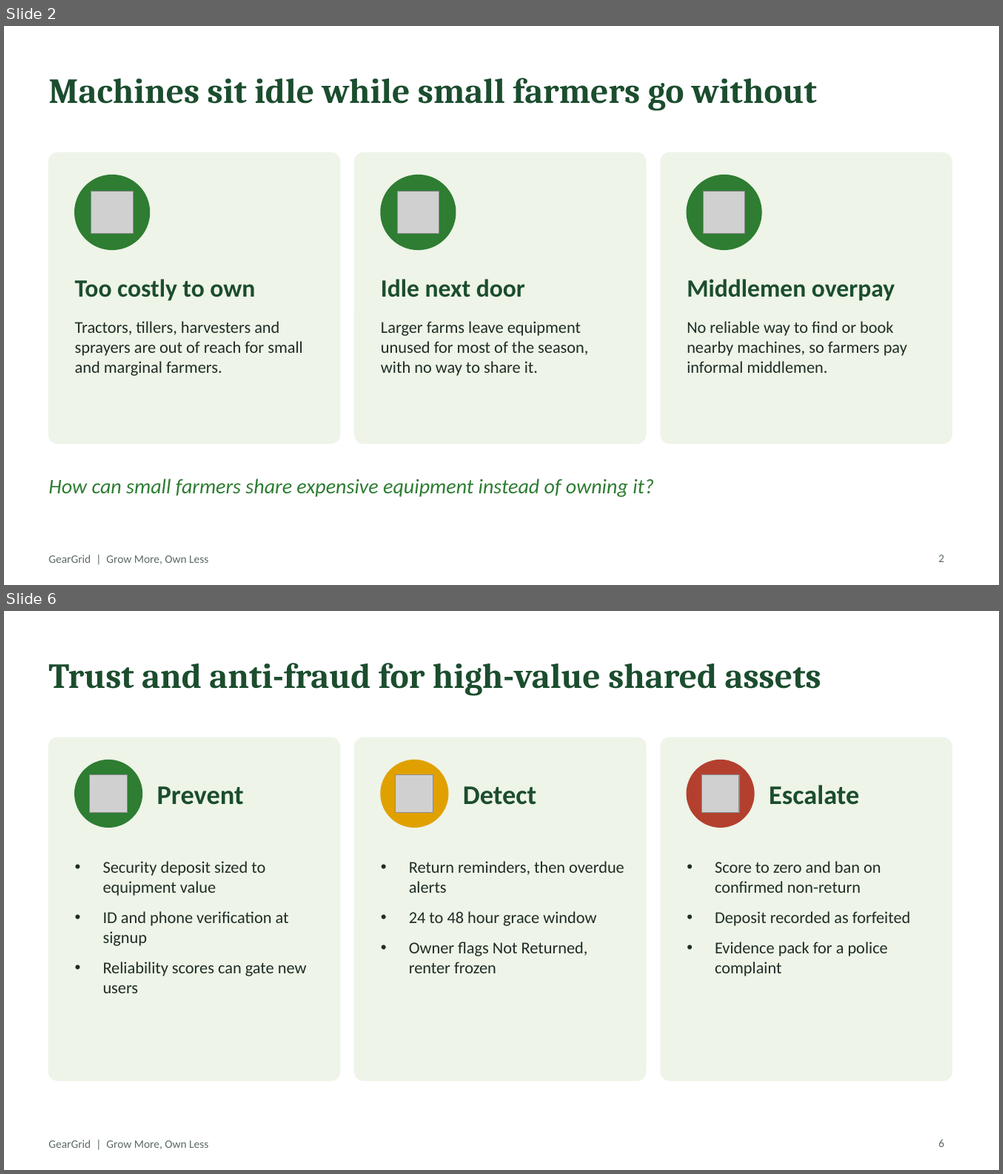
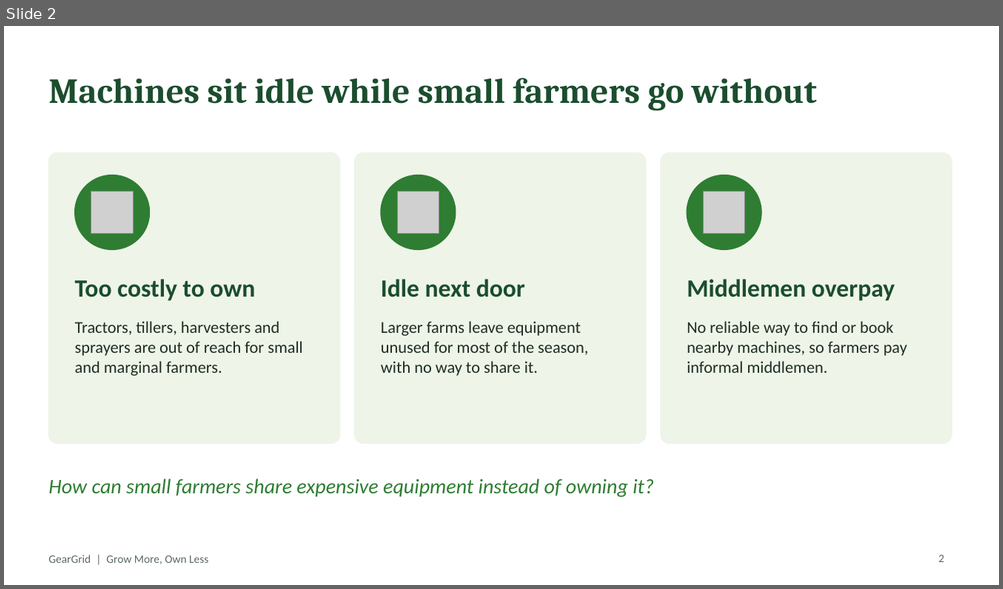
Before and after one commit to prateEKsaha07/GearGrid, a slide deck: gg-docs/ppt/GearGrid_Semifinal_Pitch.pptx. Shown one above the other, each under a label of ours: slides 2 and 6 before the commit, slide 2 after it; the slides between them are not shown. The pictures are 1003x1174 and 1003x589 pixels, drawn with LibreOffice and Linux fonts; fonts in the diff are those of the drawing; grey boxes stand for pictures. Boxes give left, top, right and bottom in pixels: in the first picture for what was removed or moved away, otherwise in the second. Text is boxed around its words. In the diff, an @@ line names an element or a change of style, - is before the commit and + after.

```diff
--- a/gg-docs/ppt/GearGrid_Semifinal_Pitch.pptx
+++ b/gg-docs/ppt/GearGrid_Semifinal_Pitch.pptx
@@ slide 6 removed at (4,611,999,1170), background #FFFFFF; not listed: 1 template element that a slide beside it also shows @@
@@ title removed at (48,663,821,696) @@
-Trust and anti-fraud for high-value shared assets
@@ rounded rectangle removed at (48,738,340,1081) @@
@@ rounded rectangle removed at (355,738,646,1081) @@
@@ rounded rectangle removed at (660,738,951,1081) @@
@@ ellipse removed at (75,760,142,827) @@
@@ ellipse removed at (381,760,448,827) @@
@@ ellipse removed at (687,760,754,827) @@
@@ picture removed at (90,775,127,812) @@
@@ text removed at (157,786,244,805) @@
-Prevent
@@ picture removed at (395,775,433,812) @@
@@ text removed at (463,786,536,805) @@
-Detect
@@ picture removed at (702,775,739,812) @@
@@ text removed at (768,785,859,805) @@
-Escalate
@@ text removed at (103,861,307,994) @@
-• Security deposit sized to equipment value
-• ID and phone verification at signup
-• Reliability scores can gate new users
@@ text removed at (409,861,624,974) @@
-• Return reminders, then overdue alerts
-• 24 to 48 hour grace window
-• Owner flags Not Returned, renter frozen
@@ text removed at (714,861,910,977) @@
-• Score to zero and ban on confirmed non-return
-• Deposit recorded as forfeited
-• Evidence pack for a police complaint
@@ page number removed at (938,1139,944,1147) @@
-6
```
Also in this commit, not shown: 3 slides changed, 2 slides added, 4 other slides removed.
